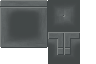
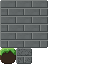
Layer changes from the first w=96, h=64 image to the second:
added layer "Layer 45" (multiply, 23%) above "Layer 47 copy 4" over 17, 48, 32, 63
added layer "Layer 47 copy 4" above "Layer 44" over 0, 1, 48, 64
added layer "Layer 44" above "rocks" over 0, 48, 16, 64
hid group "rocks" (24 layers) over 0, 0, 80, 64
